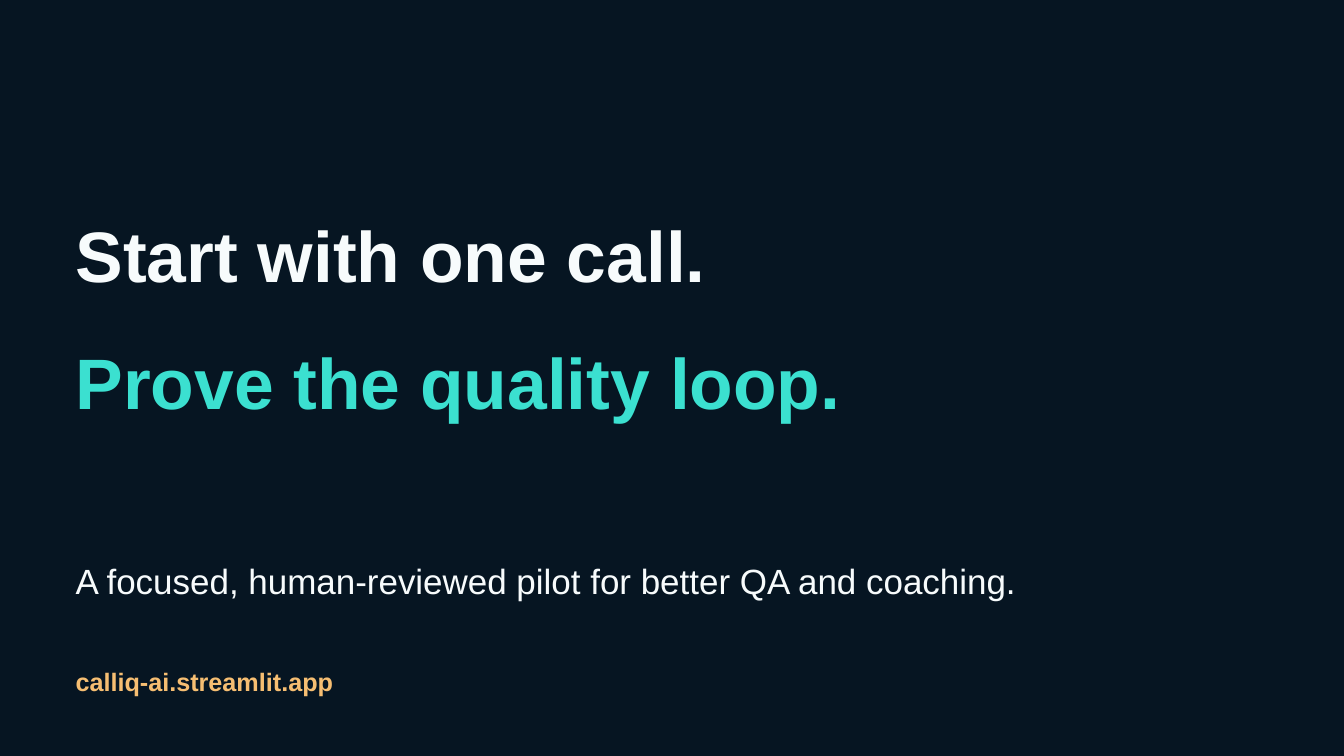
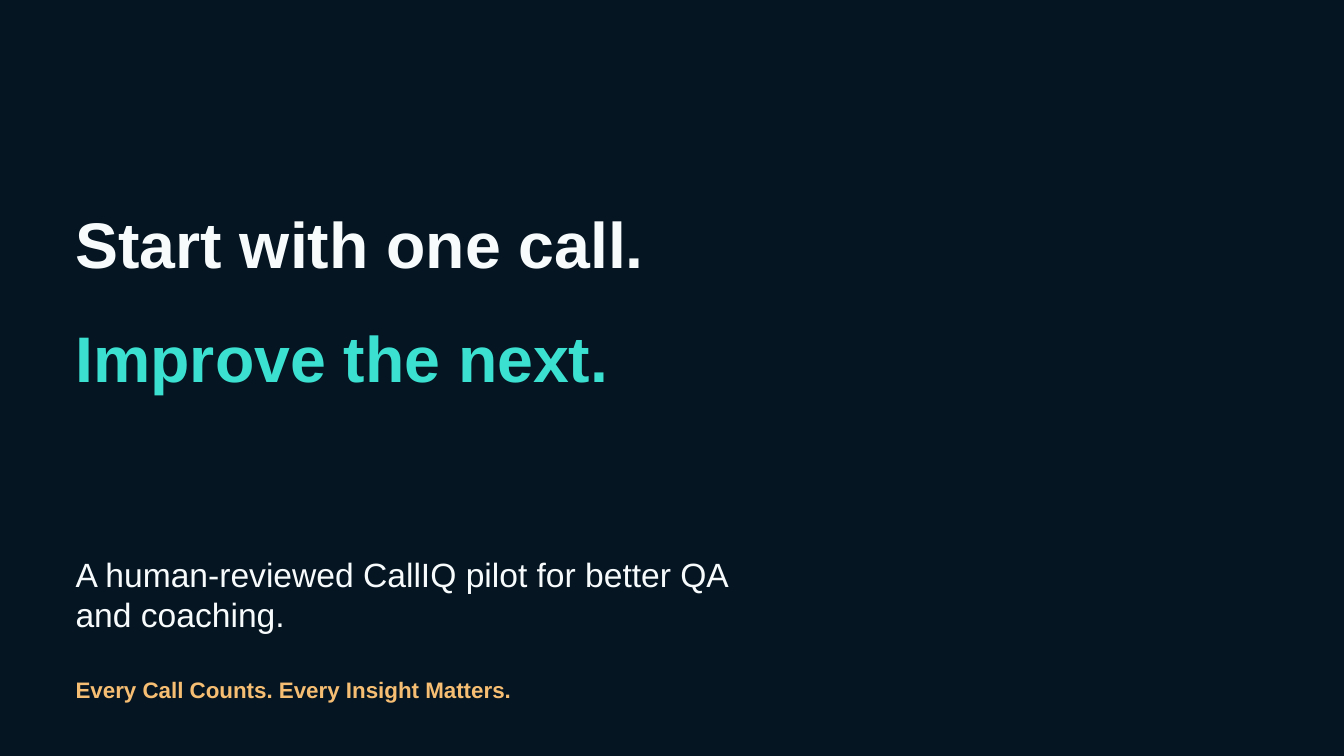
Before and after one commit to XTEP63/calliq-ai, a slide deck: slide 11 of presentation/output/CallIQ-innovation-demo.pptx. Drawn at 1344x756 pixels with LibreOffice and Linux fonts; fonts in the diff are those of the drawing; background and template pictures are left out. Boxes give left, top, right and bottom in pixels: in the first picture for what was removed or moved away, otherwise in the second. Text is boxed around its words. In the diff, an @@ line names an element or a change of style, - is before the commit and + after.

Commit message:
Revise CallIQ pitch deck for solo product story

```diff
--- a/presentation/output/CallIQ-innovation-demo.pptx
+++ b/presentation/output/CallIQ-innovation-demo.pptx
@@ text "Start with one call.": place and size @@
-text "Start with one call." at bbox=[76, 230, 706, 283]
+text "Start with one call." at bbox=[76, 221, 644, 269]
@@ text "Start with one call." at bbox=[76, 221, 644, 269]: size 51 to 46 pt @@
@@ text removed at bbox=[76, 357, 840, 423] @@
-Prove the quality loop.
@@ text added at bbox=[76, 335, 608, 394], 46 pt, text #3BE0D0, bold @@
+Improve the next.
@@ text at bbox=[76, 562, 729, 634]: text changed; size 25 to 24 pt @@
-A focused, human-reviewed pilot for better QA and coaching.
+A human-reviewed CallIQ pilot for better QA and coaching.
@@ text removed at bbox=[76, 672, 333, 697] @@
-calliq-ai.streamlit.app
@@ text added at bbox=[76, 681, 511, 703], 16 pt, text #F6BE72, bold @@
+Every Call Counts. Every Insight Matters.
```
Also in this commit, not shown: 1 other slide changed, 8 slides added, 8 slides removed, 5 other files.
